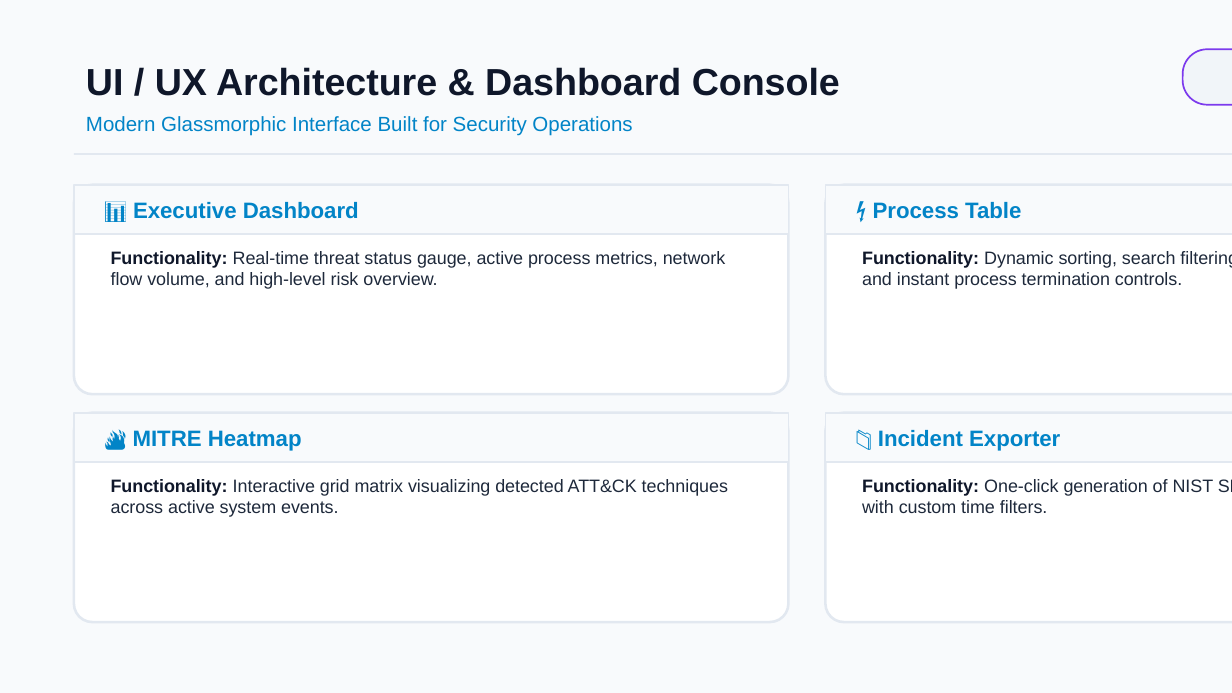
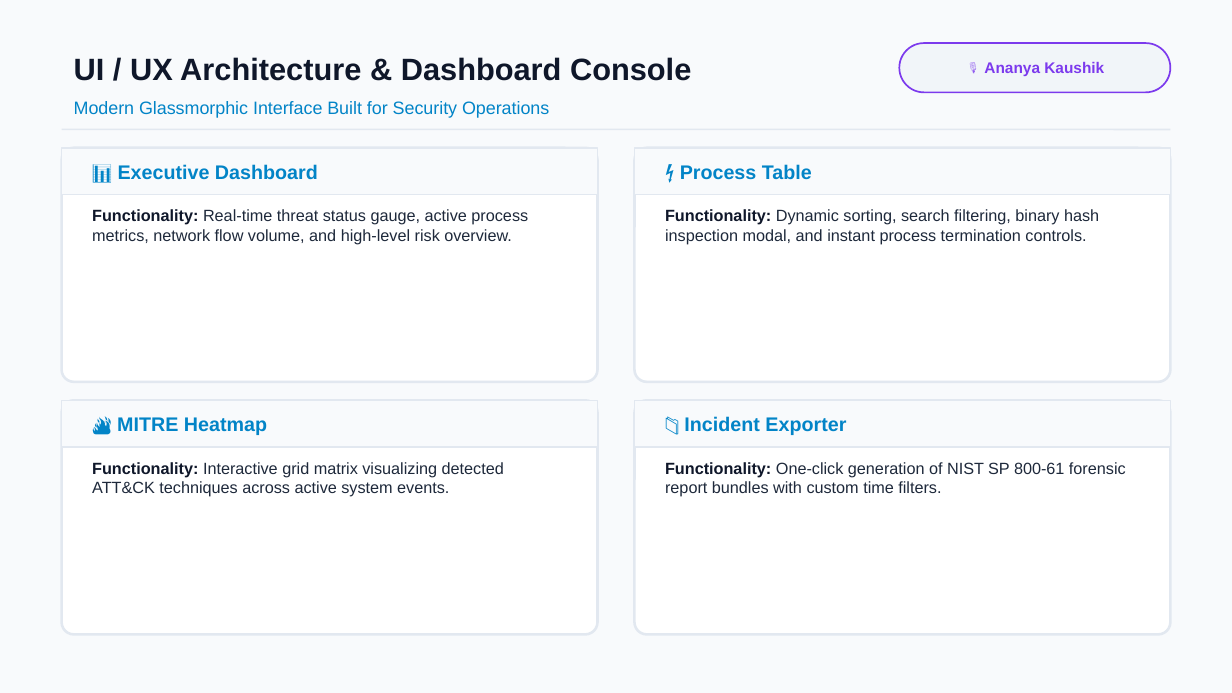
Before and after one commit to Tanmay155-glitch/Sentinal-AI, a slide deck: slide 10 of Sentinel_AI_Final_Presentation.pptx. Drawn at 1232x693 pixels with LibreOffice and Linux fonts; fonts in the diff are those of the drawing. Boxes give left, top, right and bottom in pixels: in the first picture for what was removed or moved away, otherwise in the second. Text is boxed around its words. In the diff, an @@ line names an element or a change of style, - is before the commit and + after.

Commit message:
style: Perfectly align and structure PPT slides with pixel-precise 16:9 widescreen layout

```diff
--- a/Sentinel_AI_Final_Presentation.pptx
+++ b/Sentinel_AI_Final_Presentation.pptx
@@ text "UI / UX Architecture & ...": place and size @@
-text "UI / UX Architecture & ..." at <box>86,67,840,96</box>
+text "UI / UX Architecture & ..." at <box>74,57,691,81</box>
@@ text "UI / UX Architecture & ..." at <box>74,57,691,81</box>: size 22 to 18 pt @@
@@ text "🎙️ Ananya Kaushik": place and size @@
-text "🎙️ Ananya Kaushik" at <box>1183,49,1232,105</box>
+text "🎙️ Ananya Kaushik" at <box>984,62,1104,76</box>
@@ text "🎙️ Ananya Kaushik" at <box>984,62,1104,76</box>: size 10 to 9 pt @@
@@ proportions changed in 5 elements at <box>62,400,598,634</box>, <box>62,148,598,382</box>, <box>634,400,1170,634</box>, <box>634,148,1170,382</box>, <box>899,43,1170,92</box> @@
@@ rounded rectangle: place and size @@
-rounded rectangle at <box>1183,49,1232,105</box>
+rounded rectangle at <box>899,43,1170,92</box>
@@ text "Modern Glassmorphic Interface Built for ...": place and size @@
-text "Modern Glassmorphic Interface Built for ..." at <box>86,116,632,136</box>
+text "Modern Glassmorphic Interface Built for ..." at <box>74,101,549,118</box>
@@ text "Modern Glassmorphic Interface Built for ..." at <box>74,101,549,118</box>: size 12 to 10.5 pt @@
@@ rounded rectangle: place and size @@
-rounded rectangle at <box>74,185,788,394</box>
+rounded rectangle at <box>62,148,598,382</box>
@@ rectangle: place and size @@
-rectangle at <box>74,185,788,234</box>
+rectangle at <box>62,148,598,195</box>
@@ line moved from (74, 154) - (1232, 154) to (62, 129) - (1170, 129) @@
@@ rounded rectangle: place and size @@
-rounded rectangle at <box>825,185,1232,394</box>
+rounded rectangle at <box>634,148,1170,382</box>
@@ rectangle: place and size @@
-rectangle at <box>825,185,1232,234</box>
+rectangle at <box>634,148,1170,195</box>
@@ text "📊 Executive Dashboard": place and size @@
-text "📊 Executive Dashboard" at <box>133,202,359,219</box>
+text "📊 Executive Dashboard" at <box>118,164,318,180</box>
@@ size 13 to 11.5 pt in 4 elements at <box>117,417,267,435</box>, <box>118,164,318,180</box>, <box>684,416,846,435</box>, <box>680,164,812,180</box> @@
@@ text "⚡ Process Table": place and size @@
-text "⚡ Process Table" at <box>873,202,1021,219</box>
+text "⚡ Process Table" at <box>680,164,812,180</box>
@@ text "Functionality: Real-time threat status gauge, ...": place and size @@
-text "Functionality: Real-time threat status gauge, ..." at <box>111,251,726,289</box>
+text "Functionality: Real-time threat status gauge, ..." at <box>92,209,528,245</box>
@@ size 10.5 to 9.5 pt; less space between paragraphs in 4 elements at <box>92,462,504,497</box>, <box>92,209,528,245</box>, <box>665,462,1126,497</box>, <box>665,209,1099,245</box> @@
@@ text "Functionality: Dynamic sorting, search filtering, ...": place and size @@
-text "Functionality: Dynamic sorting, search filtering, ..." at <box>862,251,1232,289</box>
+text "Functionality: Dynamic sorting, search filtering, ..." at <box>665,209,1099,245</box>
@@ rounded rectangle: place and size @@
-rounded rectangle at <box>74,413,788,622</box>
+rounded rectangle at <box>62,400,598,634</box>
@@ rectangle: place and size @@
-rectangle at <box>74,413,788,462</box>
+rectangle at <box>62,400,598,447</box>
@@ text "🔥 MITRE Heatmap": place and size @@
-text "🔥 MITRE Heatmap" at <box>133,430,302,451</box>
+text "🔥 MITRE Heatmap" at <box>117,417,267,435</box>
@@ rounded rectangle: place and size @@
-rounded rectangle at <box>825,413,1232,622</box>
+rounded rectangle at <box>634,400,1170,634</box>
@@ rectangle: place and size @@
-rectangle at <box>825,413,1232,462</box>
+rectangle at <box>634,400,1170,447</box>
@@ text "📁 Incident Exporter": place and size @@
-text "📁 Incident Exporter" at <box>878,430,1060,451</box>
+text "📁 Incident Exporter" at <box>684,416,846,435</box>
@@ text "Functionality: Interactive grid matrix visualizing ...": place and size @@
-text "Functionality: Interactive grid matrix visualizing ..." at <box>111,479,728,517</box>
+text "Functionality: Interactive grid matrix visualizing ..." at <box>92,462,504,497</box>
@@ text "Functionality: One-click generation of NIST ...": place and size @@
-text "Functionality: One-click generation of NIST ..." at <box>862,479,1232,513</box>
+text "Functionality: One-click generation of NIST ..." at <box>665,462,1126,497</box>
```
Also in this commit, not shown: 12 other slides changed, 1 other file.
